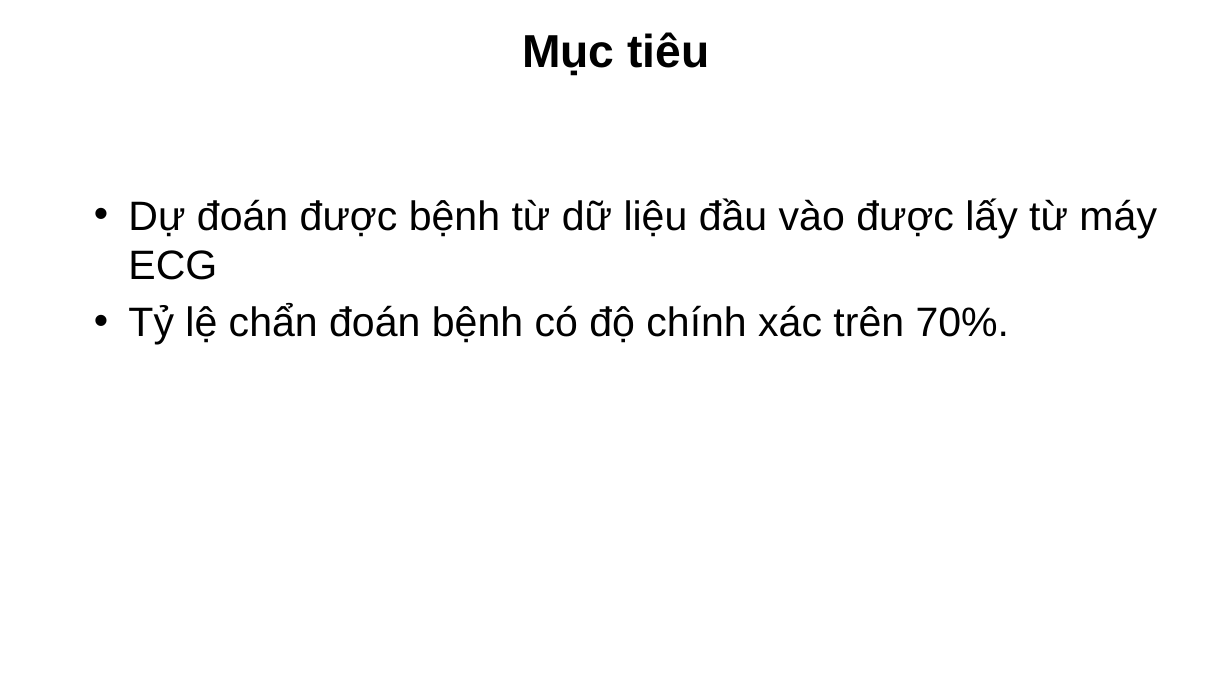
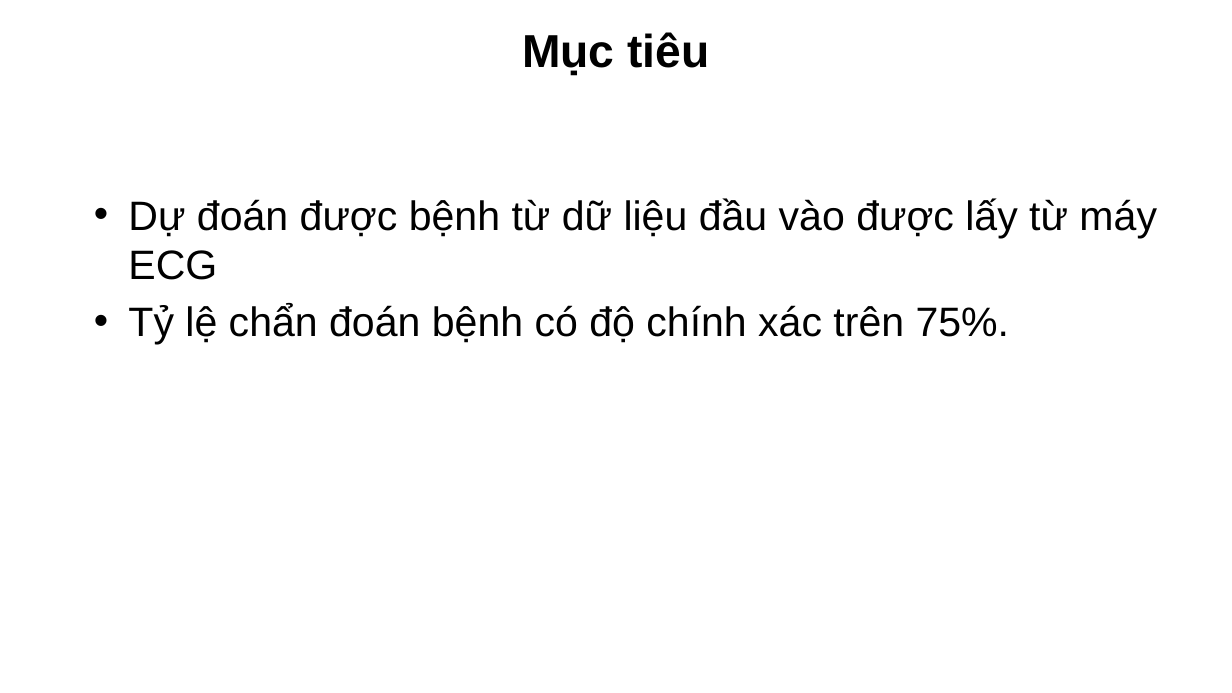
Before and after one commit to devalone2412/TLCN_DA3_MLearning, a slide deck: slide 6 of Machine Learning.pptx (slide 7 before the commit). Drawn at 1232x693 pixels with LibreOffice and Linux fonts; fonts in the diff are those of the drawing; background and template pictures are left out. Boxes give left, top, right and bottom in pixels: in the first picture for what was removed or moved away, otherwise in the second. Text is boxed around its words. In the diff, an @@ line names an element or a change of style, - is before the commit and + after.

```diff
--- a/Machine Learning.pptx
+++ b/Machine Learning.pptx
@@ text at box(128, 304, 1010, 345): text changed @@
-• Tỷ lệ chẩn đoán bệnh có độ chính xác trên 70%.
+• Tỷ lệ chẩn đoán bệnh có độ chính xác trên 75%.
```
Also in this commit, not shown: 13 other slides changed, 1 slide added, 3 slides removed.
